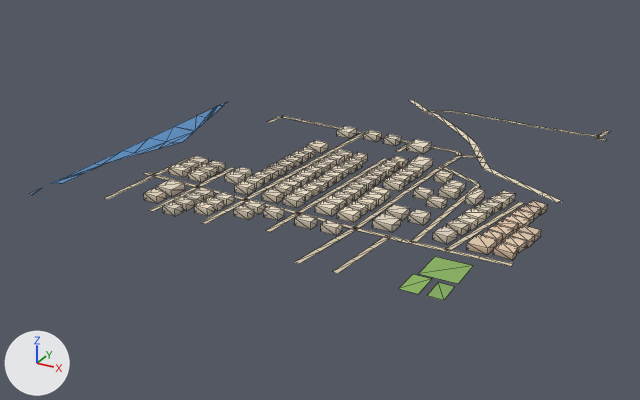
Before and after pictures for a commit that changed the glTF model public/assets/bengaluru-region-v1/tiles/t28_-30-l1.glb.
Before and after are seen from a 50 mm camera at (14689.0, -15611.0, 373.0) aimed at (14233.0, -14782.0, -41.0). Arrows for +X, +Y and +Z are at lower left; the lights stay in place. The first picture is the older version. Mesh edges are drawn as thin lines.

The first picture shows 'building', 'ground', 'water'.
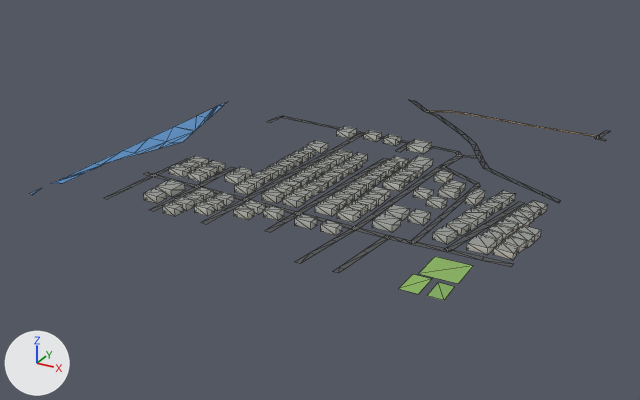
The edits, one by one:
me_building is used by ob_building; location (14000.0, -15000.0, 0.0).
me_building had 848 vertices, 1060 faces and spanned x 96.0..505.0, y 29.0..340.0, z 0.0..8.0.
me_building now has 848 vertices, 1272 faces and spans x 96.0..505.0, y 29.0..340.0, z 0.0..8.0.
me_building part 1: 1060 kept faces spanning x 96.0..505.0, y 29.0..340.0, z 0.0..8.0 get new vertex colours.
Edits to the shape of me_building do not show in these pictures.
me_ground is used by ob_ground; location (14000.0, -15000.0, 0.0).
Verts and faces of me_ground; kept vertices keep their numbers, new ones are numbered from 258.
Before the commit, vertices of me_ground: 84 (297.0, 340.0, 1.0), 85 (291.0, 340.0, 1.0) at pixel (409, 142), 86 (294.0, 304.0, 1.0) at pixel (399, 152), 87 (288.0, 304.0, 1.0) at pixel (395, 151).
Before the commit, vertices of me_ground: 116 (260.0, 460.0, 1.0) at pixel (424, 111), 117 (264.0, 467.0, 1.0) at pixel (429, 111), 118 (240.0, 479.0, 1.0) at pixel (416, 106), 119 (246.0, 485.0, 1.0) at pixel (421, 105), 120 (221.0, 497.0, 1.0) at pixel (408, 100).
Before the commit, vertices of me_ground: 121 (227.0, 503.0, 1.0) at pixel (414, 100).
Before the commit, vertices of me_ground: 156 (438.0, 91.0, 1.0) at pixel (448, 249), 157 (438.0, 85.0, 1.0) at pixel (445, 251), 158 (469.0, 91.0, 1.0) at pixel (480, 256), 159 (469.0, 85.0, 1.0) at pixel (478, 258), 160 (500.0, 92.0, 1.0) at pixel (513, 263).
Before the commit, vertices of me_ground: 161 (500.0, 86.0, 1.0) at pixel (511, 266).
me_ground had 258 vertices, 212 faces and spanned x 72.0..502.0, y 0.0..503.0, z 1.0.
me_ground now has 258 vertices, 212 faces and spans x 72.0..500.0, y 0.0..500.0, z 1.0.
Part 2, on me_ground:
6 vertices are removed from x 327.0..374.0, y 0.0..30.0, z 1.0.
8 faces are deleted.
4 vertices move from x 335.0..378.0, y 58.0..60.0, z 1.0 to x 335.0..377.0, y 49.0..57.0, z 1.0.
6 vertices are added at (330.0, 23.0, 1.0), (336.0, 22.0, 1.0), (333.0, 0.0, 1.0), (326.0, 0.0, 1.0), (366.0, 11.0, 1.0), (372.0, 10.0, 1.0).
8 new faces join them.
Part 3, on me_ground:
Vertices deleted: 85, 86 (with the faces that use them).
New vertex 264 is at (290.0, 340.0, 1.0), pixel (409, 142).
New vertex 265 is at (295.0, 304.0, 1.0), pixel (400, 152).
New faces: (84, 264, 87), (84, 87, 265).
Part 4, on me_ground:
Vertices deleted: 118 to 121 (with the faces that use them).
New vertex 268 is at (242.0, 488.0, 1.0), pixel (419, 104).
New vertex 269 is at (237.0, 483.0, 1.0), pixel (415, 104).
New vertex 270 is at (219.0, 500.0, 1.0), pixel (408, 99).
New vertex 271 is at (229.0, 500.0, 1.0), pixel (414, 100).
New faces: (116, 117, 268), (116, 268, 269), (268, 270, 269), (268, 271, 270).
Part 5, on me_ground:
Vertices deleted: 158, 159, 161 (with the faces that use them).
New vertex 272 is at (473.0, 85.0, 1.0), pixel (481, 260).
New vertex 273 is at (473.0, 92.0, 1.0), pixel (484, 256).
New vertex 274 is at (500.0, 85.0, 1.0), pixel (511, 266).
New faces: (156, 157, 272), (156, 272, 273), (160, 273, 272), (160, 272, 274).
me_ground part 6: 185 kept faces spanning x 72.0..500.0, y 27.0..500.0, z 1.0 get new vertex colours; the middle colour goes from beige #d7c9ae to dark grey #535556.
Other edits to the shape of me_ground do not show in these pictures.

What differs and where, as boxes (x1, y1, x2, y2) in the pictures (640 x 400 px; the box of a moved part takes in the faces that stretch with it):
'ground', reshaped: before (105, 100, 610, 300); after (105, 100, 611, 300)
part 1 of me_building, recoloured: (144, 126, 547, 260) in both
part 2 of me_ground, moved or reshaped: before (295, 228, 390, 273); after (295, 229, 391, 273)
part 3 of me_ground, moved or reshaped: before (396, 142, 410, 152); after (396, 143, 408, 152)
part 4 of me_ground, moved or reshaped: before (410, 100, 428, 112); after (409, 100, 428, 112)
part 5 of me_ground, moved or reshaped: before (446, 249, 513, 266); after (446, 249, 514, 267)
part 6 of me_ground, recoloured: (105, 111, 610, 252) in both
